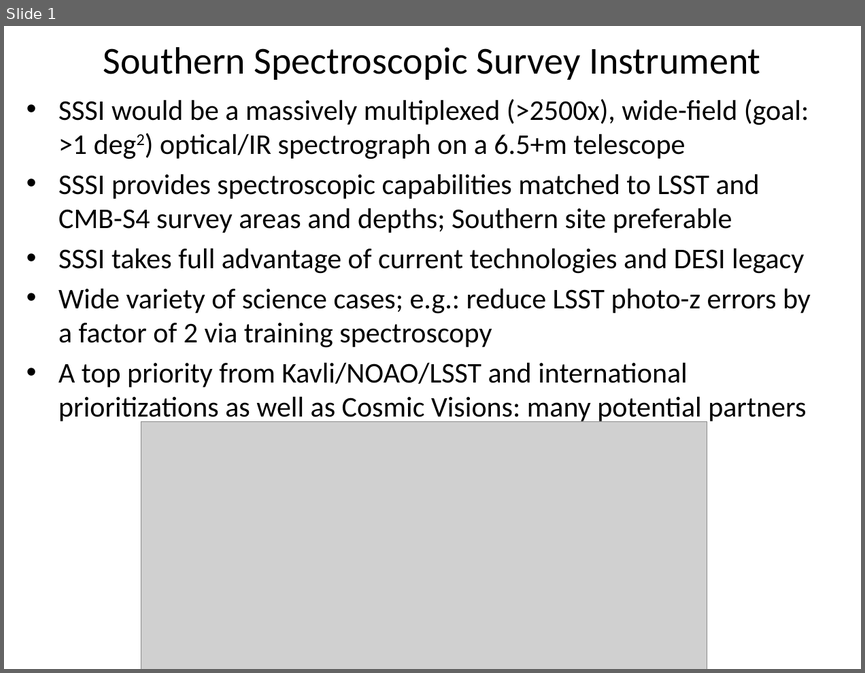
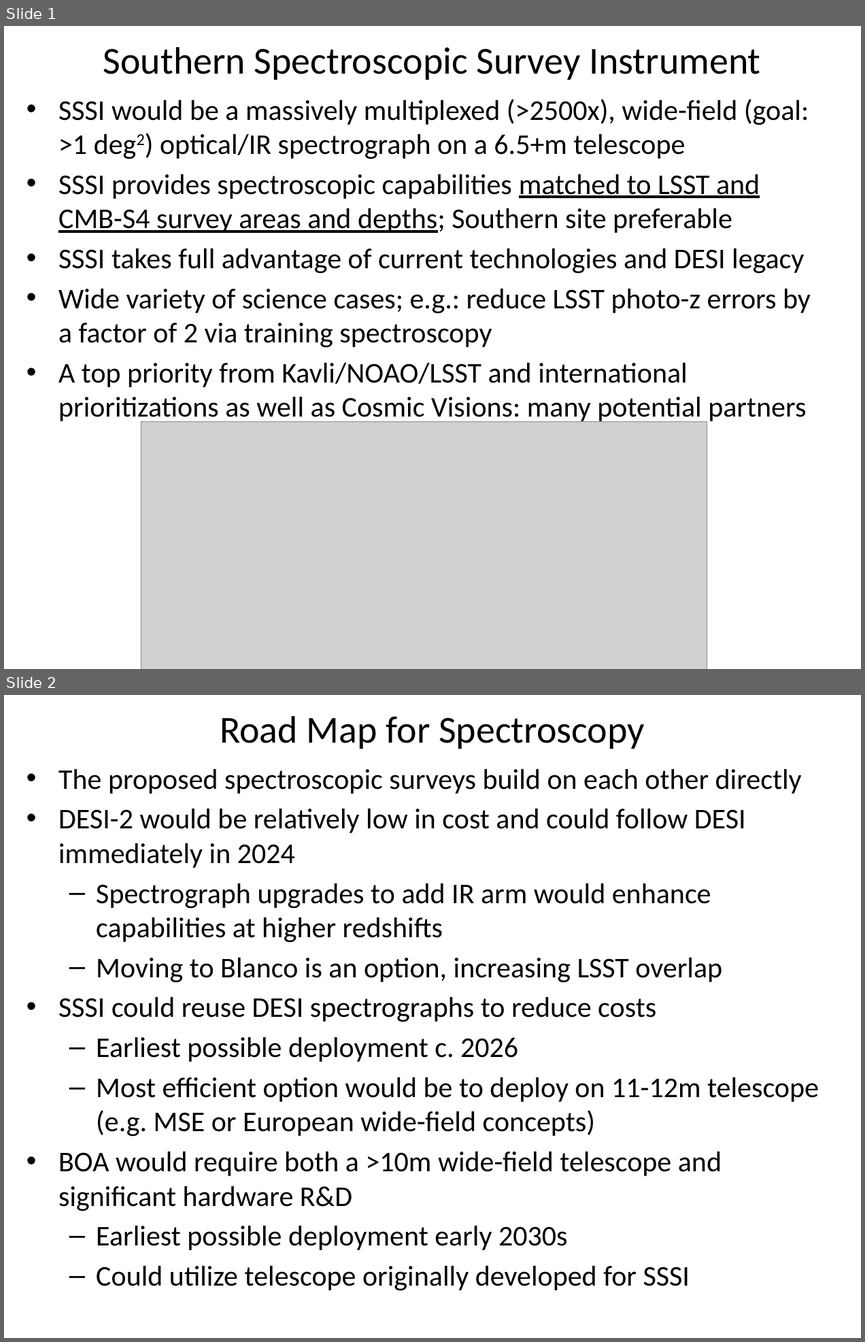
Before and after one commit to FutureSurveys/Science, a slide deck: Presentations/sssi_aaac.pptx. Shown one above the other, each under a label of ours: slide 1 before the commit, slides 1 and 2 after it. The pictures are 865x673 and 865x1342 pixels, drawn with LibreOffice and Linux fonts; fonts in the diff are those of the drawing; grey boxes stand for pictures. Boxes give left, top, right and bottom in pixels: in the first picture for what was removed or moved away, otherwise in the second. Text is boxed around its words. In the diff, an @@ line names an element or a change of style, - is before the commit and + after.

Commit message:
added road map slide

```diff
--- a/Presentations/sssi_aaac.pptx
+++ b/Presentations/sssi_aaac.pptx
@@ slide 2 added at (4, 695, 861, 1338), background #FFFFFF @@
@@ title added at (220, 716, 645, 749), 32 pt, text #000000 @@
+Road Map for Spectroscopy
@@ text added at (58, 768, 819, 1291), 24 pt, text #000000 @@
+• The proposed spectroscopic surveys build on each other directly
+• DESI-2 would be relatively low in cost and could follow DESI immediately in 2024
+  – Spectrograph upgrades to add IR arm would enhance capabilities at higher redshifts
+  – Moving to Blanco is an option, increasing LSST overlap
+• SSSI could reuse DESI spectrographs to reduce costs
+  – Earliest possible deployment c. 2026
+  – Most efficient option would be to deploy on 11-12m telescope (e.g. MSE or European wide-field concepts)
+• BOA would require both a >10m wide-field telescope and significant hardware R&D
+  – Earliest possible deployment early 2030s
+  – Could utilize telescope originally developed for SSSI
@@ slide 1 changed as well @@
@@ text at (58, 174, 759, 233): underline on in "matched to LSST and CMB-S4 survey areas ..." @@
```
